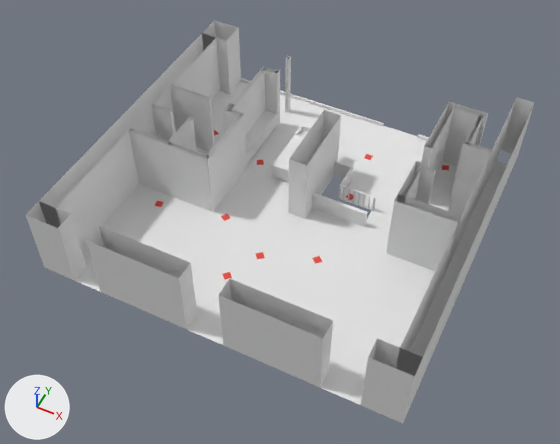
One commit to the Blender file asset-sources/room.blend: the scene before it, then after it.
Rendered twice from a camera (50 mm lens) standing at (12.4, -27.8, 31.2) and looking at (0.1, -3.3, 0.6). Lighting does not change. The marker at lower left points along +X, +Y and +Z. Objects named as collision shapes, trigger or cutter boxes, shadow casters or lower levels of detail are left out.

The first picture shows 'Floor', 'Walls', 'spot-1', 'spot-11', 'spot-12', 'spot-2', 'spot-3', 'spot-4', 'spot-5'.
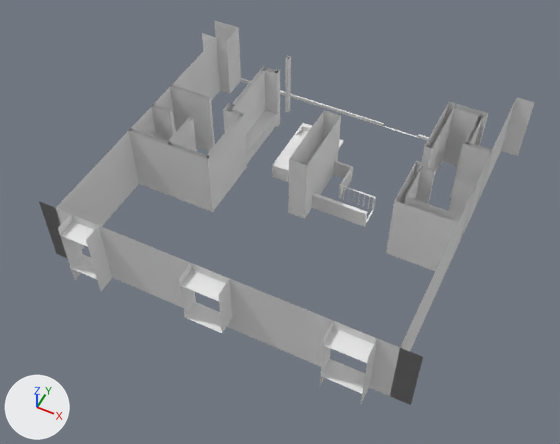
What differs and where, as boxes (x1, y1, x2, y2) in the pictures (560 x 444 px; the box of a moved part takes in the faces that stretch with it):
'Walls', reshaped
    before: (26, 20, 535, 424)
    after: (39, 20, 535, 405)
'Floor', hidden
    before: (75, 81, 507, 405)
'spot-3', hidden
    before: (222, 272, 232, 280)
'spot-1', hidden
    before: (312, 256, 322, 264)
'spot-2', hidden
    before: (256, 252, 265, 259)
'spot-4', hidden
    before: (221, 214, 230, 221)
'spot-5', hidden
    before: (155, 201, 164, 207)
'spot-13', hidden
    before: (442, 165, 449, 171)
'spot-6', hidden
    before: (257, 160, 264, 165)
'spot-12', hidden
    before: (364, 154, 373, 160)
'spot-11', hidden
    before: (345, 193, 355, 200)
part 1 of me_walls, built on
    before: (26, 21, 534, 424)
    after: (61, 214, 377, 394)
part 2 of me_walls, moved or reshaped
    before: (395, 162, 462, 273)
    after: (395, 162, 461, 222)

Patch to the scene script:
```diff
--- a/asset-sources/room.blend.py
+++ b/asset-sources/room.blend.py
@@ me_walls @@
 # used by ob_walls; location = (-9.0, -1.0, 0.0)
-me_walls.from_pydata(...)  # 360 vertices, 204 faces, 1 loose edge; spans x -0.5..19.0, y -10.0..9.0, z 0.0..4.0
+me_walls.from_pydata(...)  # 396 vertices, 205 faces, 25 loose edges; spans x -0.5..19.0, y -10.0..9.0, z 0.0..4.0
+# me_walls part 1
+# 14 faces are deleted
+# 18 vertices are added at x 1.4..17.0, y -10.0..-9.0, z 0.0..3.5
+# 10 new vertices lie (0.0, 1.0, 0.0) away from vertices in x 1.4..17.0, y -10.0, z 1.0..3.5
+# 6 new vertices lie (0.0, 0.0, 0.5) away from vertices in x 1.4..17.0, y -9.0, z 3.5
+# 24 loose edges are added
+# 16 new faces join them
+# me_walls part 2
+# 2 vertices are removed from x 14.8, y -0.8, z 0.0..4.0
+# 5 faces are deleted
+# 4 vertices are added at (15.2, -0.8, 0.0), (15.2, -0.8, 4.0), (15.2, -0.8, 0.0), (15.2, -0.8, 4.0)
+# 4 new faces join them
 me_walls.materials.append(mat_wall)
@@ ob_spot_11 @@
 ob_spot_11.scale = (0.2, 0.2, 0.2)
+ob_spot_11.hide_viewport = True
@@ ob_spot_5 @@
 ob_spot_5.scale = (0.2, 0.2, 0.2)
+ob_spot_5.hide_viewport = True
@@ ob_spot_13 @@
 ob_spot_13.scale = (0.2, 0.2, 0.2)
+ob_spot_13.hide_viewport = True
@@ ob_spot_12 @@
 ob_spot_12.scale = (0.2, 0.2, 0.2)
+ob_spot_12.hide_viewport = True
@@ ob_spot_6 @@
 ob_spot_6.scale = (0.2, 0.2, 0.2)
+ob_spot_6.hide_viewport = True
@@ ob_spot_4 @@
 ob_spot_4.scale = (0.2, 0.2, 0.2)
+ob_spot_4.hide_viewport = True
@@ ob_floor @@
 ob_floor.location = (0.0, 0.0, 0.0)
+ob_floor.hide_viewport = True
@@ ob_spot_1 @@
 ob_spot_1.scale = (0.2, 0.2, 0.2)
+ob_spot_1.hide_viewport = True
@@ ob_spot_3 @@
 ob_spot_3.scale = (0.2, 0.2, 0.2)
+ob_spot_3.hide_viewport = True
@@ ob_spot_2 @@
 ob_spot_2.scale = (0.2, 0.2, 0.2)
+ob_spot_2.hide_viewport = True
```
